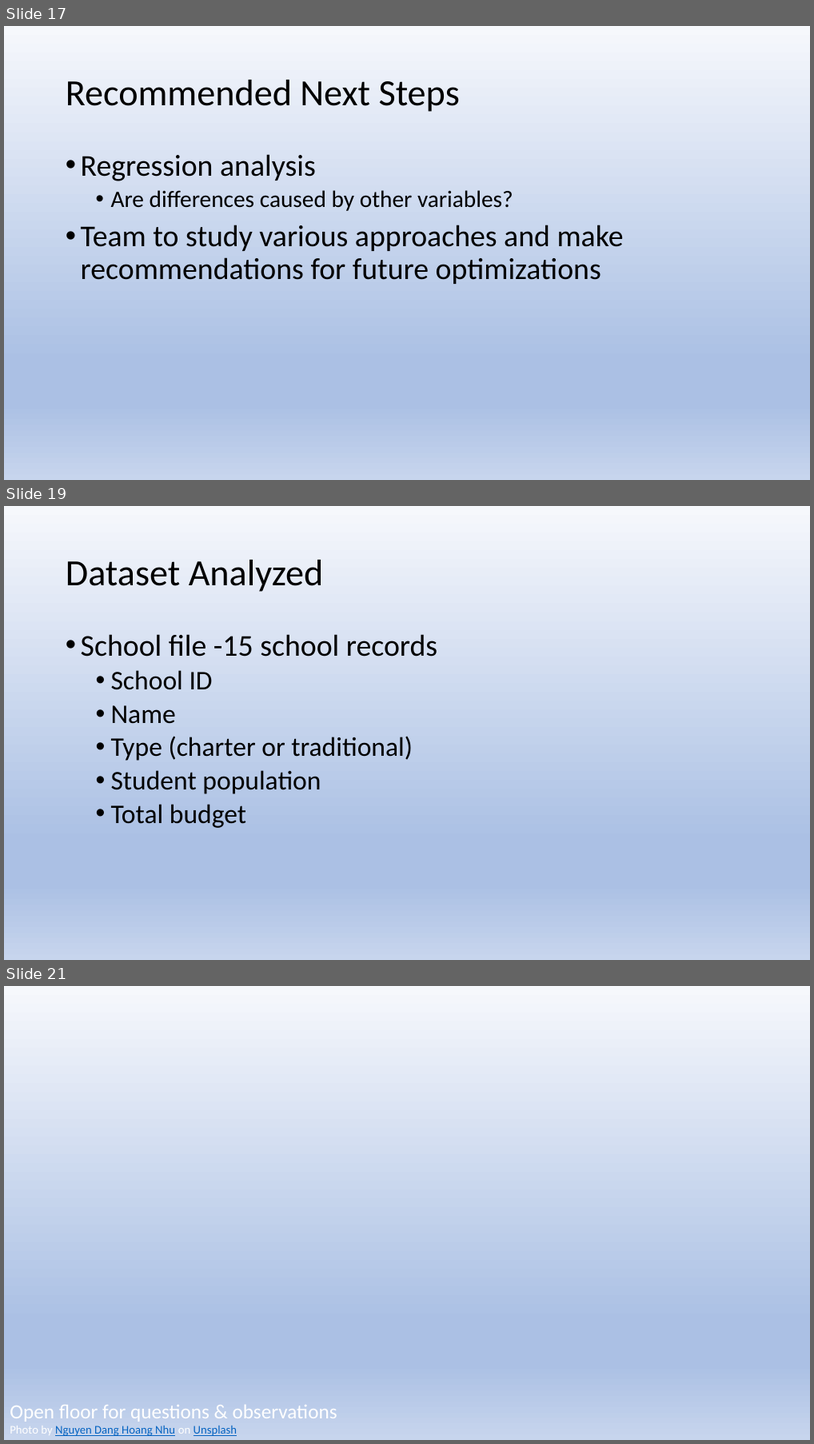
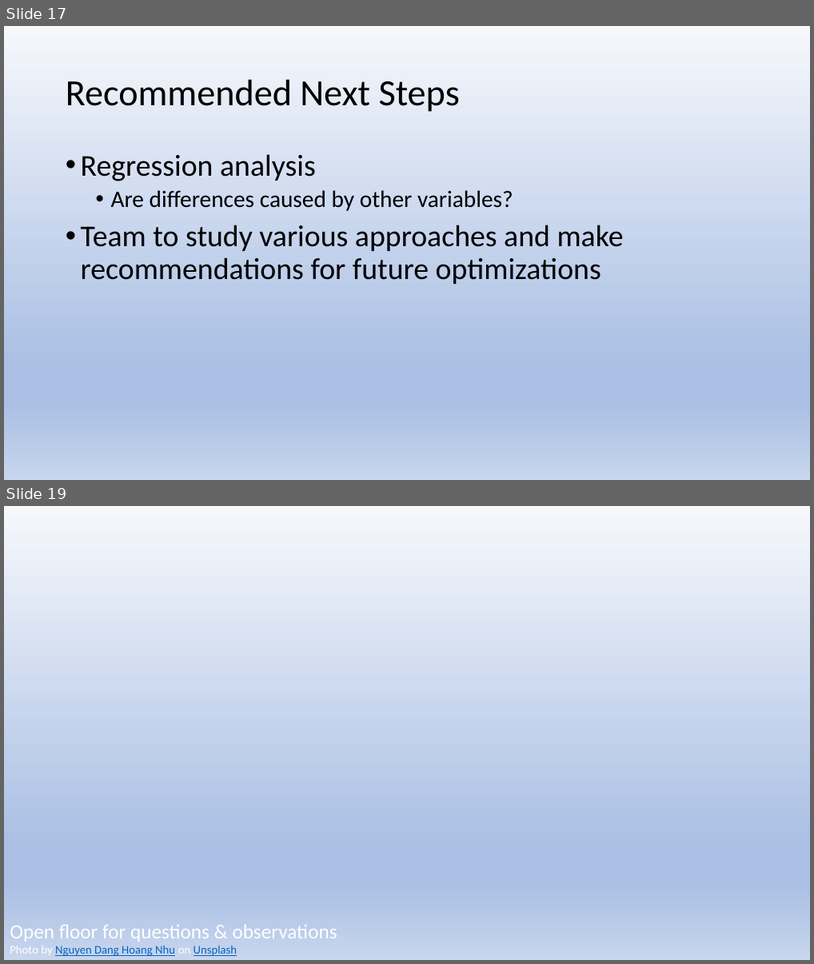
Before and after one commit to js816/tableau_school_district_analysis, a slide deck: School District Analysis.pptx. Shown one above the other, each under a label of ours: slides 17, 19 and 21 before the commit, slides 17 and 19 after it; the slides between them are not shown. The pictures are 814x1444 and 814x964 pixels, drawn with LibreOffice and Linux fonts; fonts in the diff are those of the drawing; background and template pictures are left out. Boxes give left, top, right and bottom in pixels: in the first picture for what was removed or moved away, otherwise in the second. Text is boxed around its words. In the diff, an @@ line names an element or a change of style, - is before the commit and + after.

```diff
--- a/School District Analysis.pptx
+++ b/School District Analysis.pptx
@@ slide 19 removed at box(4, 506, 810, 960), background gradient #F6F8FC to #ABC0E4 to #C7D5ED @@
@@ title removed at box(66, 560, 324, 592) @@
-Dataset Analyzed
@@ text removed at box(81, 634, 438, 828) @@
-• School file -15 school records
-  • School ID
-  • Name
-  • Type (charter or traditional)
-  • Student population
-  • Total budget
@@ what was slide 21 is now slide 19 @@
```
Also in this commit, not shown: 2 slides changed, 1 other slide removed.
